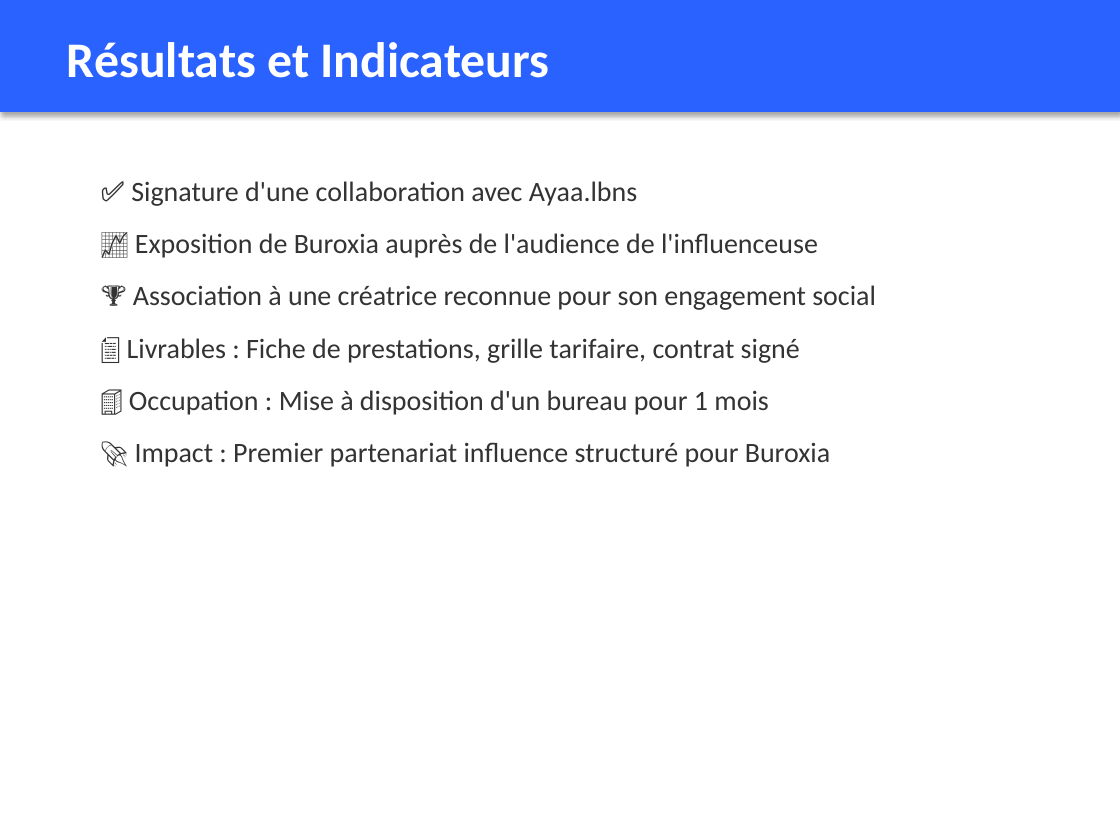
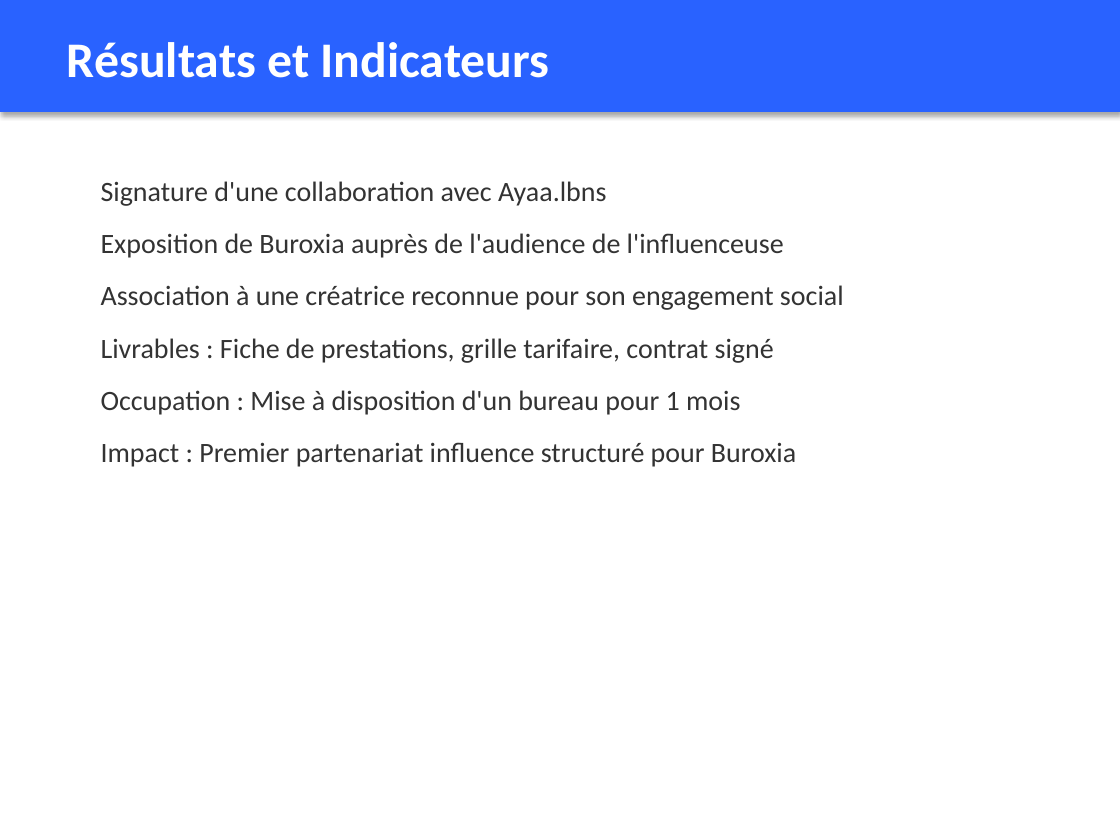
Before and after one commit to DOCK221/lbdmuser.github.io, a slide deck: slide 16 of Soutenance_Mouhamadou_Sow_B3_CDI.pptx. Drawn at 1120x840 pixels with LibreOffice and Linux fonts; fonts in the diff are those of the drawing. Boxes give left, top, right and bottom in pixels: in the first picture for what was removed or moved away, otherwise in the second. Text is boxed around its words. In the diff, an @@ line names an element or a change of style, - is before the commit and + after.

Commit message:
feat: présentation sans émojis + version PDF
- Suppression de tous les émojis de la présentation
- Ajout de la version PDF (24 pages, 111 Ko)
- Présentation prête pour la soutenance

```diff
--- a/Soutenance_Mouhamadou_Sow_B3_CDI.pptx
+++ b/Soutenance_Mouhamadou_Sow_B3_CDI.pptx
@@ text at <box>101,181,844,467</box>: text changed @@
-✅ Signature d'une collaboration avec Ayaa.lbns
-📈 Exposition de Buroxia auprès de l'audience de l'influenceuse
-🏆 Association à une créatrice reconnue pour son engagement social
-📄 Livrables : Fiche de prestations, grille tarifaire, contrat signé
-🏢 Occupation : Mise à disposition d'un bureau pour 1 mois
-🚀 Impact : Premier partenariat influence structuré pour Buroxia
+Signature d'une collaboration avec Ayaa.lbns
+Exposition de Buroxia auprès de l'audience de l'influenceuse
+Association à une créatrice reconnue pour son engagement social
+Livrables : Fiche de prestations, grille tarifaire, contrat signé
+Occupation : Mise à disposition d'un bureau pour 1 mois
+Impact : Premier partenariat influence structuré pour Buroxia
```
Also in this commit, not shown: 20 other slides changed, 2 other files.
